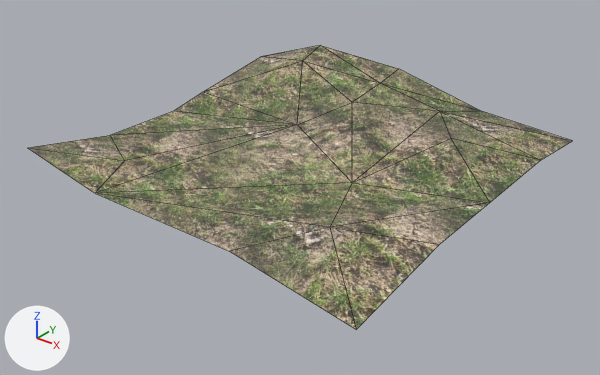
Before and after pictures for a commit that changed the OBJ model models/ground/ground.obj.
Both versions are drawn from a 50 mm lens placed at (46.4, -59.7, 32.8), pointed at (0.4, -2.1, -2.9). Every picture has the same lights, and +X, +Y and +Z are marked at lower left. Mesh edges are drawn as thin lines. Where no turn or scale is listed for an object, it has been applied to the vertices.

The older version as bpy lines, for what is in view:
```python
me_ground = bpy.data.meshes.new('Ground')
me_ground.from_pydata(...)  # 25 vertices, 32 faces; spans x -19.1..19.1, y -19.1..19.1, z -2.0..4.2
me_ground.materials.append(mat_grass)  # picture img_muddygrass_png
# before: 12 (-1.5, 14.4, 3.1) at pixel (380, 83), 14 (8.5, 19.1, 0.9) at pixel (480, 110), 23 (-2.1, 19.1, 3.5) at pixel (398, 68)
ob_ground = bpy.data.objects.new('Ground', me_ground)
ob_ground.location = (0.0, 0.0, 0.0)
```
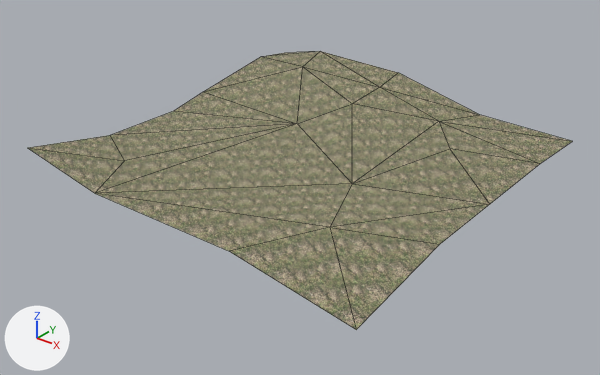
The newer file is also rescaled (x1.573), turned or shifted as a whole; pictures and numbers use the older file's frame.

Diff of the bpy script that builds the scene:
```diff
--- a/models/ground/ground.obj.py
+++ b/models/ground/ground.obj.py
@@ me_ground @@
 # used by ob_ground; location = (0.0, 0.0, 0.0)
-me_ground.from_pydata(...)  # 25 vertices, 32 faces; spans x -19.1..19.1, y -19.1..19.1, z -2.0..4.2
-me_ground.vertices[0].co = (6.7, 13.5, 2.0)  # pixel (439, 111)
-me_ground.vertices[1].co = (19.1, 11.1, 0.7)  # pixel (540, 160)
-me_ground.vertices[3].co = (7.4, -3.3, 0.2)  # pixel (352, 182)
-me_ground.vertices[4].co = (11.0, 8.1, 1.8)  # pixel (450, 138)
-me_ground.vertices[5].co = (19.1, 0.8, 0.2)  # pixel (489, 202)
-me_ground.vertices[7].co = (-5.7, 5.0, 0.0)  # pixel (297, 124)
-me_ground.vertices[8].co = (-11.8, 13.6, 3.9)  # pixel (302, 60)
-me_ground.vertices[13].co = (-13.4, 19.1, 4.2)  # pixel (320, 45)
-me_ground.vertices[15].co = (-2.6, 10.8, 1.6)  # pixel (352, 102)
+me_ground.from_pydata(...)  # 25 vertices, 32 faces; spans x -19.1..19.1, y -19.1..19.1, z -2.0..3.5
+# me_ground part 1
+for i in [12, 14, 23]: me_ground.vertices[i].co += Vector((0.0, 0.0, -0.5))
+me_ground.vertices[0].co = (6.7, 13.5, 0.9)  # pixel (438, 121)
+me_ground.vertices[1].co = (19.1, 11.1, 0.3)  # pixel (540, 163)
+me_ground.vertices[3].co = (7.4, -3.3, 0.1)  # pixel (352, 183)
+me_ground.vertices[4].co = (11.0, 8.1, 0.7)  # pixel (449, 148)
+me_ground.vertices[5].co = (19.1, 0.8, 0.0)  # pixel (489, 204)
+me_ground.vertices[7].co = (-5.7, 5.0, 0.1)  # pixel (297, 123)
+me_ground.vertices[8].co = (-11.8, 13.6, 3.1)  # pixel (302, 66)
+me_ground.vertices[13].co = (-13.4, 19.1, 3.5)  # pixel (320, 51)
+me_ground.vertices[15].co = (-2.6, 10.8, 1.5)  # pixel (352, 103)
+# me_ground part 2: texture (UV) coordinates of 32 of 32 faces, centred in x -17.2..16.4, y -17.0..17.6, z -0.8..3.7, changed; they spanned u -0.19..1.18, v -0.2..1.2 and now span u -5.66..6.64, v -5.8..6.8
 me_ground.materials.append(mat_grass)
```

Where the change shows, as pixel boxes [x1, y1, x2, y2] in the pictures (600 x 375 px; the box of a moved part takes in the faces that stretch with it):
'Ground', reshaped, surface changed
    before: [28, 45, 572, 330]
    after: [28, 51, 572, 330]
part 1 of me_ground, moved or reshaped
    before: [95, 45, 572, 244]
    after: [95, 51, 572, 244]
part 2 of me_ground, surface changed
    both: [28, 135, 440, 330]
